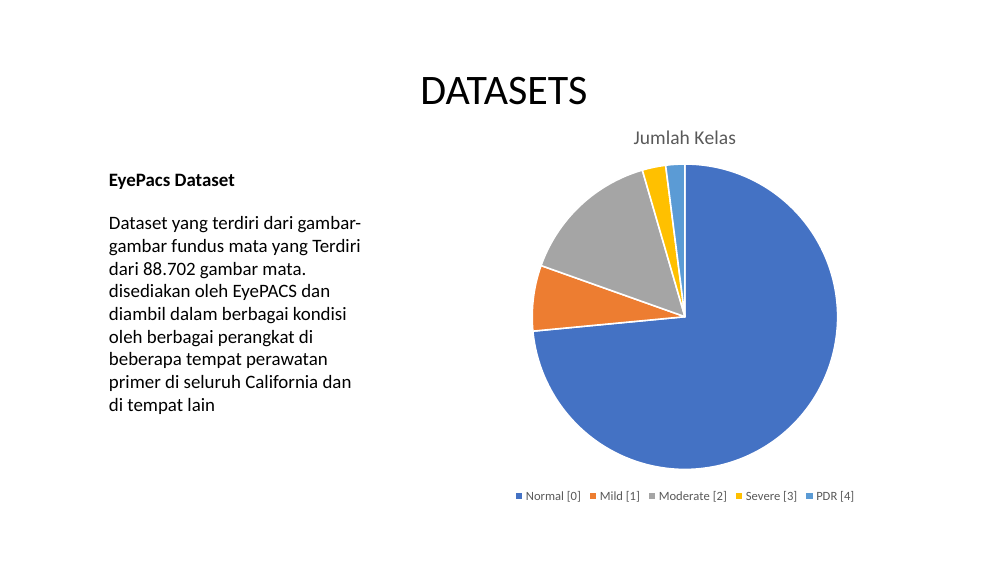
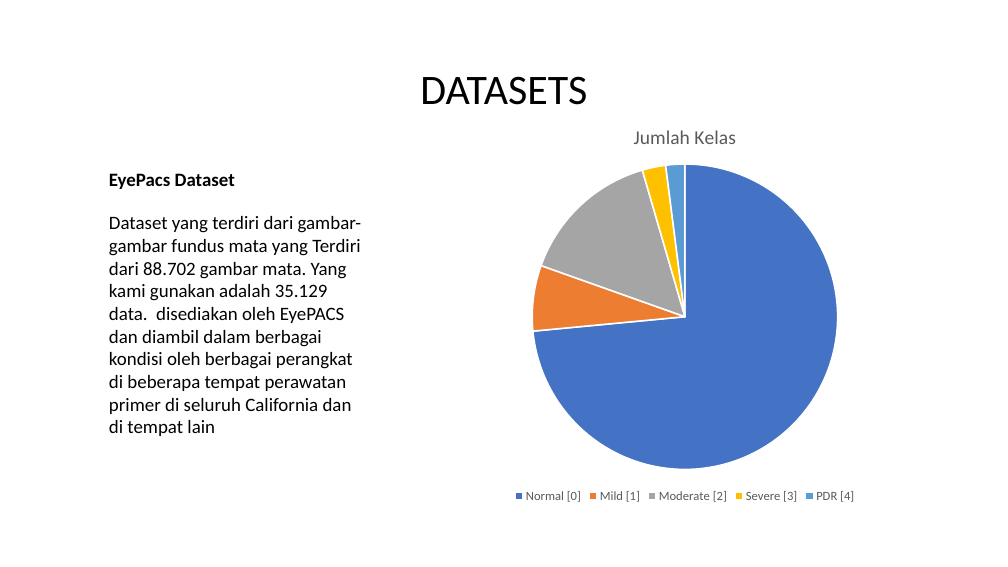
Before and after one commit to ruman1609/final_project_kecerdasan_komputasi, a slide deck: slide 6 of Report/FPv1.pptx. Drawn at 1008x567 pixels with LibreOffice and Linux fonts; fonts in the diff are those of the drawing; background and template pictures are left out. Boxes give left, top, right and bottom in pixels: in the first picture for what was removed or moved away, otherwise in the second. Text is boxed around its words. In the diff, an @@ line names an element or a change of style, - is before the commit and + after.

```diff
--- a/Report/FPv1.pptx
+++ b/Report/FPv1.pptx
@@ text at [109,216,361,436]: text changed @@
-Dataset yang terdiri dari gambar-gambar fundus mata yang Terdiri dari 88.702 gambar mata. disediakan oleh EyePACS dan diambil dalam berbagai kondisi oleh berbagai perangkat di beberapa tempat perawatan primer di seluruh California dan di tempat lain
+Dataset yang terdiri dari gambar-gambar fundus mata yang Terdiri dari 88.702 gambar mata. Yang kami gunakan adalah 35.129 data. disediakan oleh EyePACS dan diambil dalam berbagai kondisi oleh berbagai perangkat di beberapa tempat perawatan primer di seluruh California dan di tempat lain
```
Also in this commit, not shown: 4 other slides changed, 8 other files.
